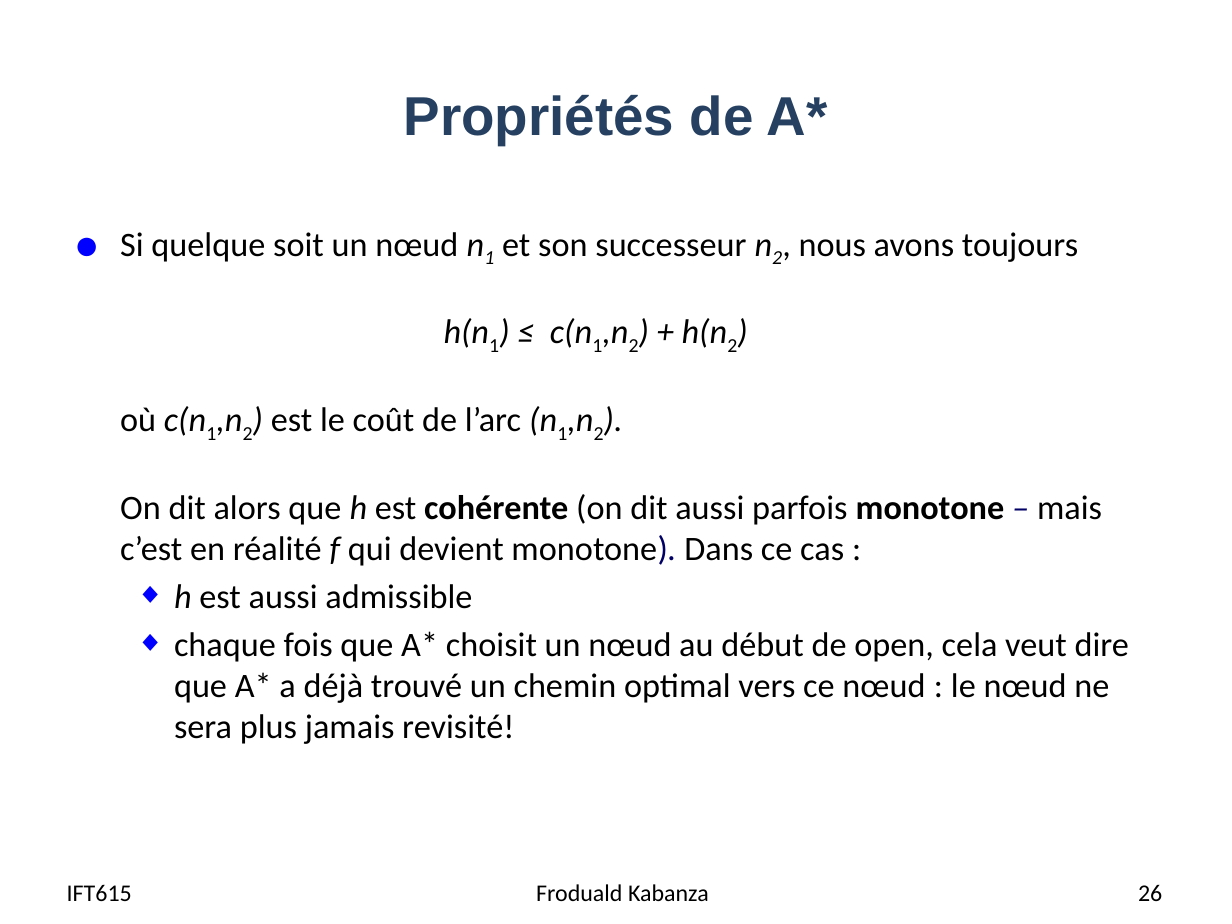
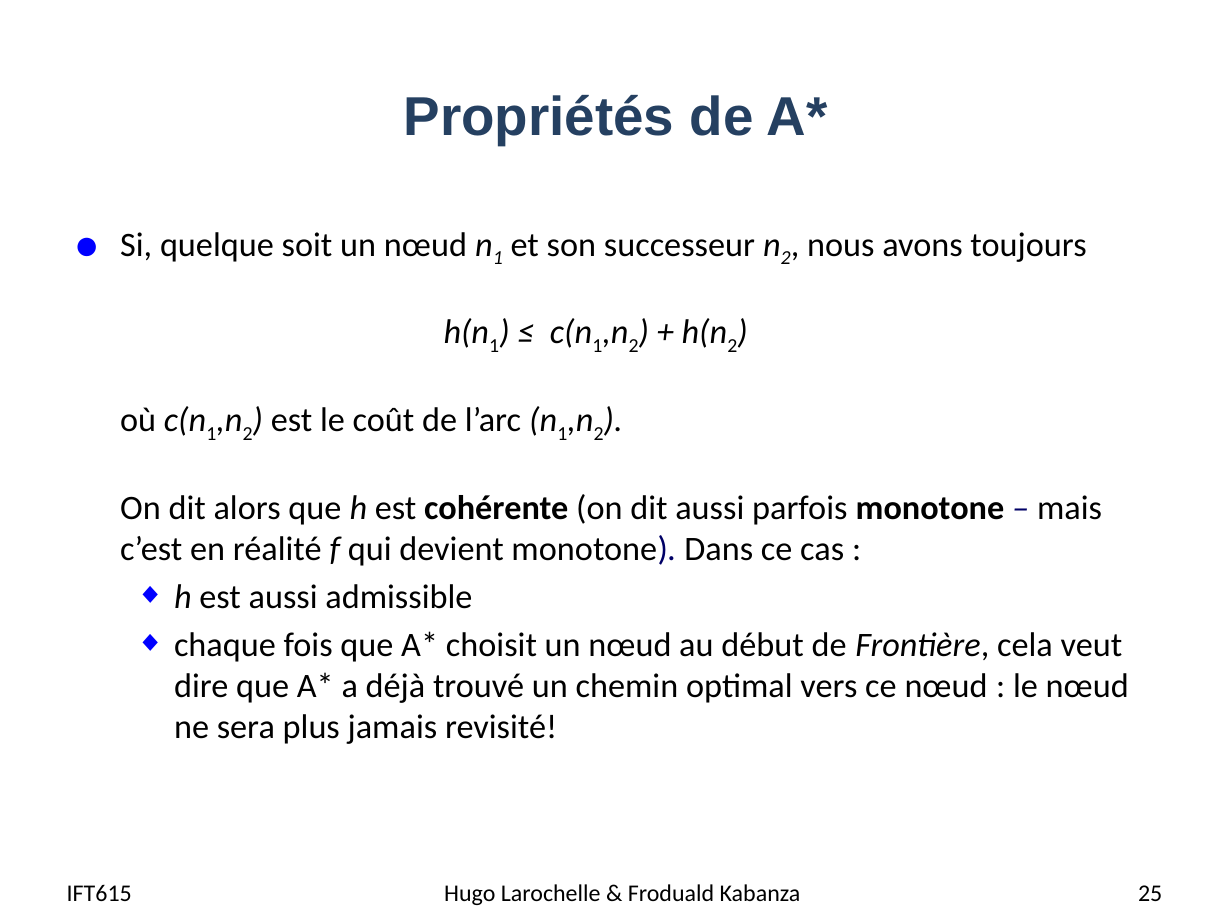
Before and after one commit to djeffkanda/djeffkanda.github.io, a slide deck: slide 25 of ift/assets/slides/ift615-13-Recherche heuristique globale.pptx (slide 26 before the commit). Drawn at 1232x924 pixels with LibreOffice and Linux fonts; fonts in the diff are those of the drawing. Boxes give left, top, right and bottom in pixels: in the first picture for what was removed or moved away, otherwise in the second. Text is boxed around its words. In the diff, an @@ line names an element or a change of style, - is before the commit and + after.

```diff
--- a/ift/assets/slides/ift615-13-Recherche heuristique globale.pptx
+++ b/ift/assets/slides/ift615-13-Recherche heuristique globale.pptx
@@ text at (x1=120, y1=232, x2=1102, y2=566): text changed @@
-● Si quelque soit un nœud n1 et son successeur n2, nous avons toujours
-  h(n1) ≤ c(n1,n2) + h(n2)
-  où c(n1,n2) est le coût de l’arc (n1,n2).
-  On dit alors que h est cohérente (on dit aussi parfois monotone – mais c’est en réalité f qui devient monotone). Dans ce cas :
+● Si, quelque soit un nœud n1 et son successeur n2, nous avons toujours
+  h(n1) ≤ c(n1,n2) + h(n2)
+  où c(n1,n2) est le coût de l’arc (n1,n2).
+  On dit alors que h est cohérente (on dit aussi parfois monotone – mais c’est en réalité f qui devient monotone). Dans ce cas :
@@ text at (x1=174, y1=631, x2=1129, y2=744): text changed @@
-  ◆ chaque fois que A* choisit un nœud au début de open, cela veut dire que A* a déjà trouvé un chemin optimal vers ce nœud : le nœud ne sera plus jamais revisité!
+  ◆ chaque fois que A* choisit un nœud au début de Frontière, cela veut dire que A* a déjà trouvé un chemin optimal vers ce nœud : le nœud ne sera plus jamais revisité!
@@ text at (x1=444, y1=884, x2=801, y2=905): text changed @@
-Froduald Kabanza
+Hugo Larochelle & Froduald Kabanza
@@ page number at (x1=1138, y1=885, x2=1162, y2=901): text changed @@
-26
+25
```
Also in this commit, not shown: 49 other slides changed, 1 slide removed, 16 other files.
